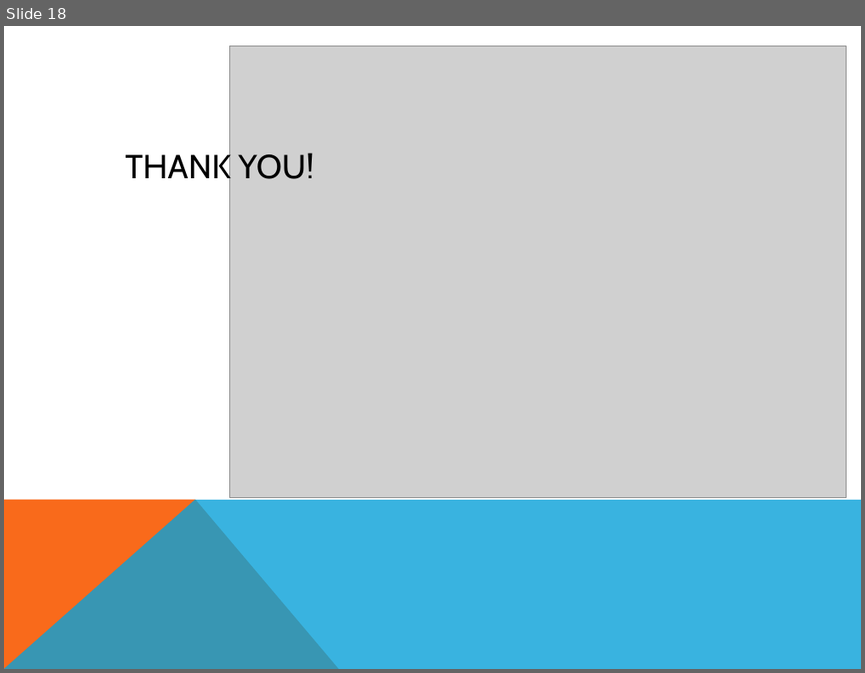
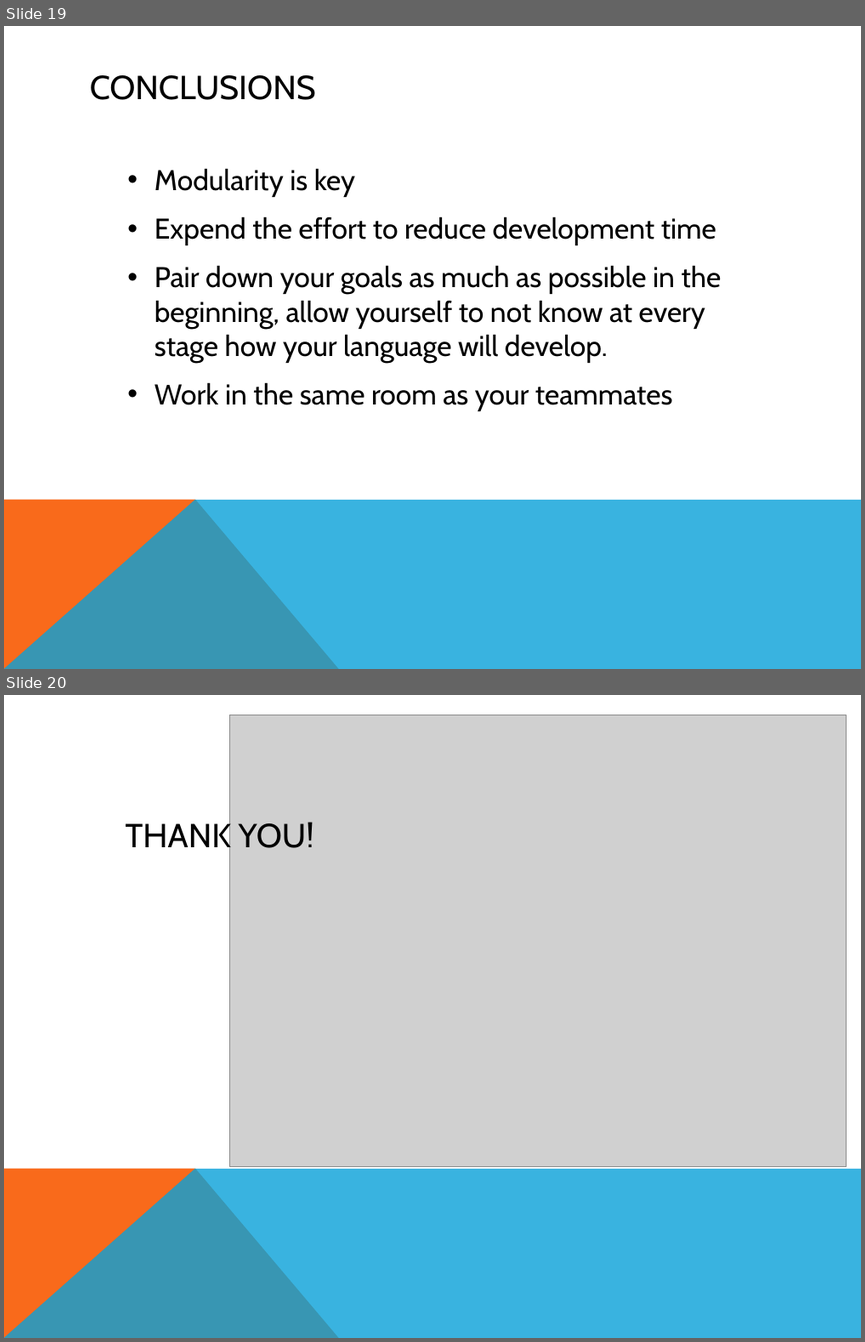
Before and after one commit to smessing/Hog, a slide deck: demo/demo.pptx. Shown one above the other, each under a label of ours: slide 18 before the commit, slides 19 and 20 after it. The pictures are 865x673 and 865x1342 pixels, drawn with LibreOffice and Linux fonts; fonts in the diff are those of the drawing; grey boxes stand for pictures. Boxes give left, top, right and bottom in pixels: in the first picture for what was removed or moved away, otherwise in the second. Text is boxed around its words. In the diff, an @@ line names an element or a change of style, - is before the commit and + after.

```diff
--- a/demo/demo.pptx
+++ b/demo/demo.pptx
@@ slide 19 added at [4,26,861,669], background #FFFFFF; not listed: 2 template elements that a slide beside it also shows @@
@@ title added at [90,75,316,100], 28 pt, text #000000 @@
+CONCLUSIONS
@@ text added at [154,168,721,411], 24 pt, text #000000 @@
+• Modularity is key
+• Expend the effort to reduce development time
+• Pair down your goals as much as possible in the beginning, allow yourself to not know at every stage how your language will develop.
+• Work in the same room as your teammates
@@ what was slide 18 is now slide 20 @@
```
Also in this commit, not shown: 1 slide changed, 1 other slide added.
